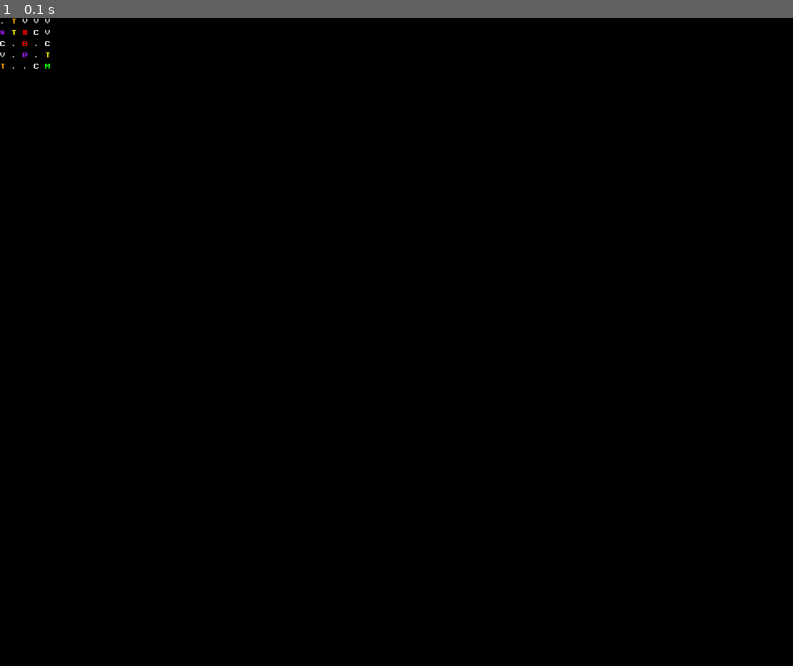
Above: before the commit, frame 1.
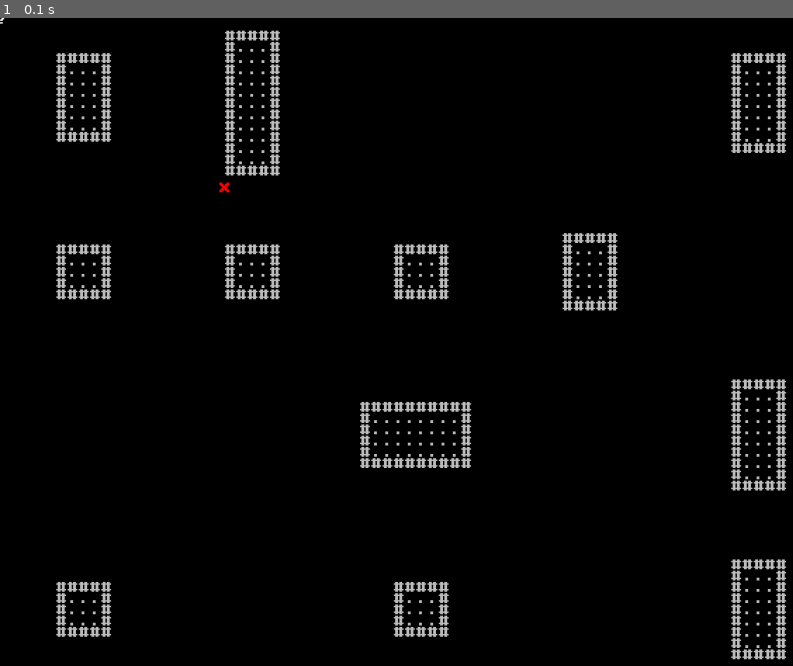
Above: after the commit, the same moment.

Repository: BlackHat-Magic/PyGame-Demo
Game: pygame game, started from app.py
Two runs of this game, one before a commit and one after it. Both use one fixed random seed, a clock stepped at 60 frames per second and the inputs below.
Inputs:
- Up to frame 1 (0.1 s): no input

The runs differ from the first frame. In frame 1, 4.9% of the frame differs, in the area x 0-100%, y 0-100%.

Commit message:
some room stuff

Diff:
--- a/app.py
+++ b/app.py
@@ -1,6 +1,7 @@
 import pygame, sys
 from wfc_utils import Biome, Tile, World
 from dungeon_layout_generator import rooms
+from dungeon_room_generator import Floor
 
 # Initialize pygame, window
 pygame.init()
@@ -85,39 +86,22 @@
 enemy = Character(surface=font.render("X", False, "Red"), name="Enemy Dude", pos_x=320, pos_y=240)
 
 # generate dungeon
+world_floors = []
+for i in range(10):
+    world_floors.append(World(f"floor_{i}", rooms, (5, 5)))
+for floor in world_floors:
+    floor.generate()
 dungeon = []
-for i in range(10):
-    dungeon.append(World(f"floor_{i}", rooms, (5, 5)))
-
-for floor in dungeon:
-    floor.generate()
-
+for i, floor in enumerate(world_floors):
+    dungeon.append(Floor(floor))
 floor = dungeon[0]
 
 # time stuff
 big_t = 0
 dt = 0
 
-# generate tiles for entropy numbers
-entropy_list = []
-for i in range(len(rooms) + 1):
-    string = str(i)
-    surface = text_font.render(string, False, "Gray")
-    entropy_list.append(surface)
-
-letter_dict = {
-    "Empty": text_font.render(".", False, "Gray"),
-    "Trap": text_font.render("T", False, "Orange"),
-    "Combat": text_font.render("C", False, "White"),
-    "Treasure": text_font.render("T", False, "Yellow"),
-    "Merchant": text_font.render("M", False, "Green"),
-    "Starter": text_font.render("$", False, "Purple"),
-    "Pre-Boss": text_font.render("#", False, "Red"),
-    "Boss": text_font.render("B", False, "Red"),
-    "Ending": text_font.render("@", False, "Purple"),
-    "Vacant": text_font.render("V", False, "Gray")
-}
-
+floor_char = font.render(".", False, "Gray")
+wall_char = font.render("#", False, "Gray")
 
 # game loop
 while True:
@@ -142,22 +126,29 @@
 
     for x in range(floor.grid.shape[0]):
         for y in range(floor.grid.shape[1]):
-            coords = (x * 16, y * 16)
-            if(floor.grid[x, y].biome):
-                screen.blit(letter_dict[floor.grid[x, y].biome.name], coords)
-            else:
-                screen.blit(entropy_list[floor.grid[x, y].entropy()], coords)
+            room = floor.grid[x, y]
+            big_x = x * 15
+            big_y = y * 15
+            for small_x in range(room.grid.shape[0]):
+                for small_y in range(room.grid.shape[1]):
+                    tile = room.grid[small_x, small_y]
+                    coordinates = ((big_x + small_x) * 16, (big_y + small_y) * 16)
+                    if(tile == "w"):
+                        screen.blit(wall_char, coordinates)
+                        continue
+                    if(tile == "f"):
+                        screen.blit(floor_char, coordinates)
 
     # render character
-    # screen.blit(character.surface, character.rectangle())
-    # character.renderBillboard(mouse_pos)
-    # screen.blit(enemy.surface, enemy.rectangle())
-    # enemy.renderBillboard(mouse_pos)
+    screen.blit(character.surface, character.rectangle())
+    character.renderBillboard(mouse_pos)
+    screen.blit(enemy.surface, enemy.rectangle())
+    enemy.renderBillboard(mouse_pos)
 
     # check if player collided with enemy
-    # if(enemy.rectangle().colliderect(character.rectangle())):
-    #     print("Collided")
+    if(enemy.rectangle().colliderect(character.rectangle())):
+        print("Collided")
 
-    # render to window
+    # render to window & handle clock stuff
     pygame.display.update()
     dt = clock.tick(120)
--- a/dungeon_room_generator.py
+++ b/dungeon_room_generator.py
@@ -22,14 +22,31 @@
         if(target_size):
             self.width, self.height = target_size
         else:
-            if(self.max_width == 0):
-                self.width = 0
+            if(self.max_width < 3):
+                self.width = max_size[0]
             else:
-                self.width = random.randint(1, self.max_width)
-            if(self.max_height == 0):
-                self.height = 0
+                self.width = random.randint(3, self.max_width)
+            if(self.max_height < 3):
+                self.height = max_size[1]
             else:
-                self.height = random.randint(1, self.max_height)
+                self.height = random.randint(3, self.max_height)
+        self.grid = numpy.empty((15, 15), dtype=str)
+        for space in self.grid.flatten():
+            space = "p"
+        if(self.width == 0 or self.height == 0):
+            return
+        for x in range(self.width + 2):
+            for y in range(self.height + 2):
+                target_x = 6 - self.width // 2 + x
+                target_y = 6 - self.height // 2 + y
+                if(x == 0 or y == 0 or x == self.width + 1 or y == self.height + 1):
+                    self.grid[target_x, target_y] = "w"
+                    continue
+                self.grid[target_x, target_y] = "f"
 
 class Floor():
-    def __init__
+    def __init__(self, world: World):
+        self.grid = numpy.empty(world.grid.shape, dtype=object)
+        for x in range(self.grid.shape[0]):
+            for y in range(self.grid.shape[1]):
+                self.grid[x, y] = Room(sizes[world.grid[x, y].biome.name], world.grid[x, y])
